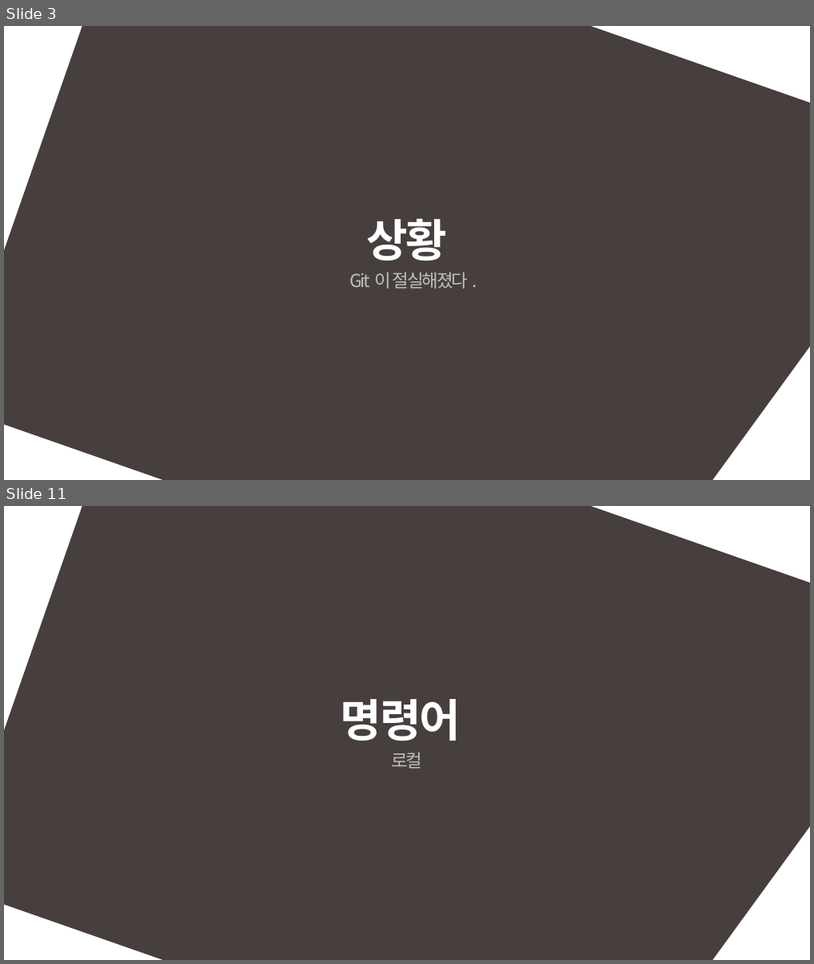
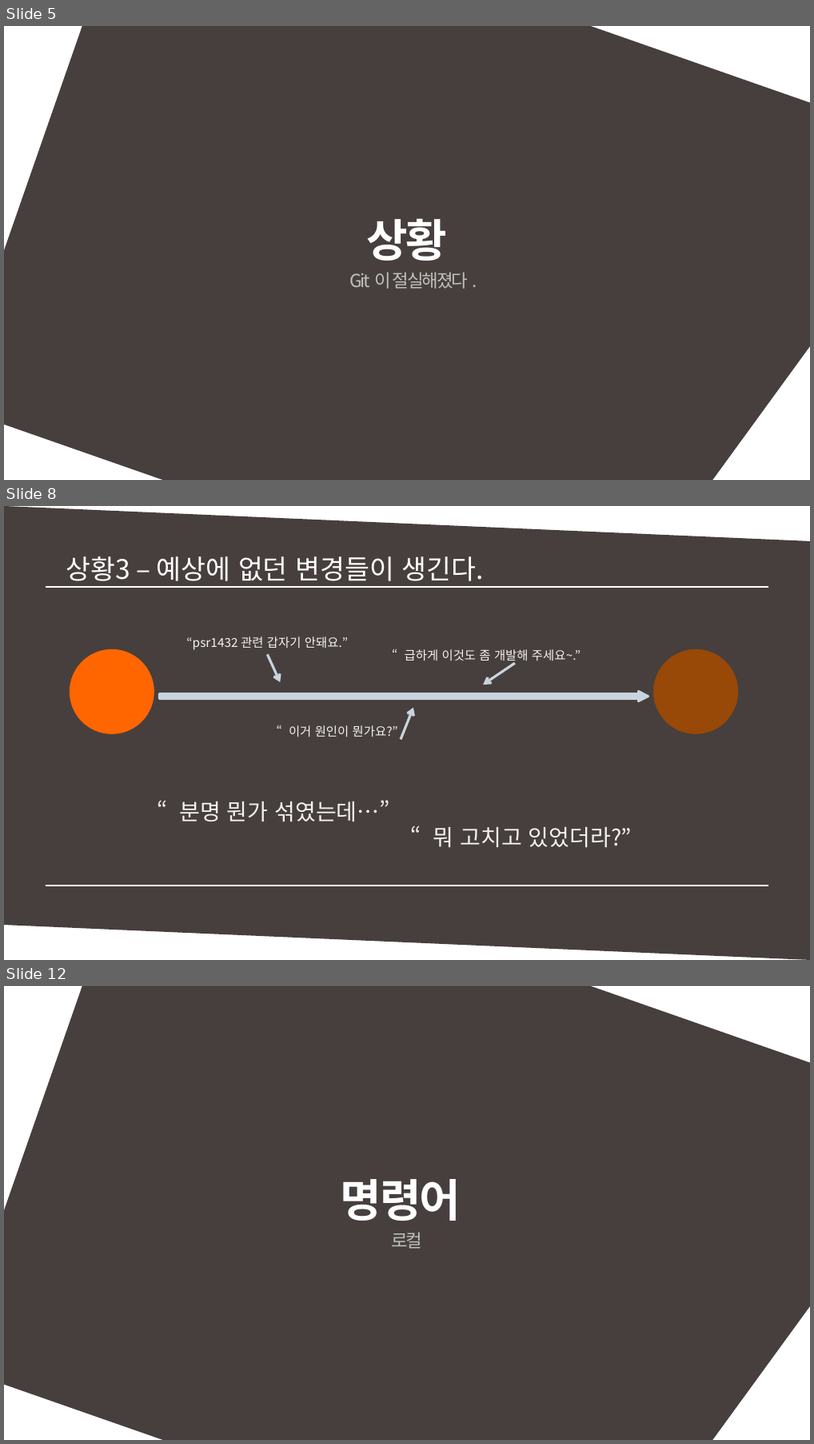
Before and after one commit to MinSikMoon/pptgit, a slide deck: git발표.pptx. Shown one above the other, each under a label of ours: slides 3 and 11 before the commit, slides 5, 8 and 12 after it; the slides between them are not shown. The pictures are 814x964 and 814x1444 pixels, drawn with LibreOffice and Linux fonts; fonts in the diff are those of the drawing. Boxes give left, top, right and bottom in pixels: in the first picture for what was removed or moved away, otherwise in the second. Text is boxed around its words. In the diff, an @@ line names an element or a change of style, - is before the commit and + after.

```diff
--- a/git발표.pptx
+++ b/git발표.pptx
@@ slide 8 added at <box>4,506,810,960</box>, background #FFFFFF @@
@@ parallelogram added at <box>4,506,810,959</box>, fill #473F3D @@
@@ text added at <box>66,556,483,587</box>, 24 pt, text #FFFFFF @@
+상황3 – 예상에 없던 변경들이 생긴다.
@@ line added from (45, 587) to (770, 587), #FFFFFF 1 pt @@
@@ line added from (51, 587) to (770, 587), #FFFFFF 1 pt @@
@@ text added at <box>186,636,348,650</box>, 11 pt, text #F2F2F2 @@
+“psr1432 관련 갑자기 안돼요.”
@@ text added at <box>405,649,581,664</box>, 11 pt, text #F2F2F2 @@
+“급하게 이것도 좀 개발해 주세요~.”
@@ ellipse added at <box>71,650,153,732</box>, fill #FF6600, outline #FF6600 2 pt @@
@@ arrow added from (268, 654) to (281, 682), #C9D4DE 2.25 pt @@
@@ arrow added from (515, 664) to (483, 684), #C9D4DE 2.25 pt @@
@@ ellipse added at <box>654,650,737,732</box>, fill #984807, outline #984807 2 pt @@
@@ right arrow added at <box>160,692,648,701</box>, fill #C9D4DE, outline #C9D4DE 2 pt @@
@@ arrow added from (401, 739) to (414, 708), #C9D4DE 2.25 pt @@
@@ text added at <box>289,725,398,736</box>, 11 pt, text #F2F2F2 @@
+“이거 원인이 뭔가요?”
@@ text added at <box>180,800,390,821</box>, 20 pt, text #F2F2F2 @@
+“분명 뭔가 섞였는데…”
@@ text added at <box>434,827,632,847</box>, 20 pt, text #F2F2F2 @@
+“뭐 고치고 있었더라?”
@@ line added from (45, 885) to (763, 885), #FFFFFF 1 pt @@
@@ line added from (45, 885) to (770, 885), #FFFFFF 1 pt @@
@@ what was slide 3 is now slide 5 @@
@@ what was slide 11 is now slide 12 @@
```
Also in this commit, not shown: 14 slides changed, 6 other slides added, 1 slide removed.
